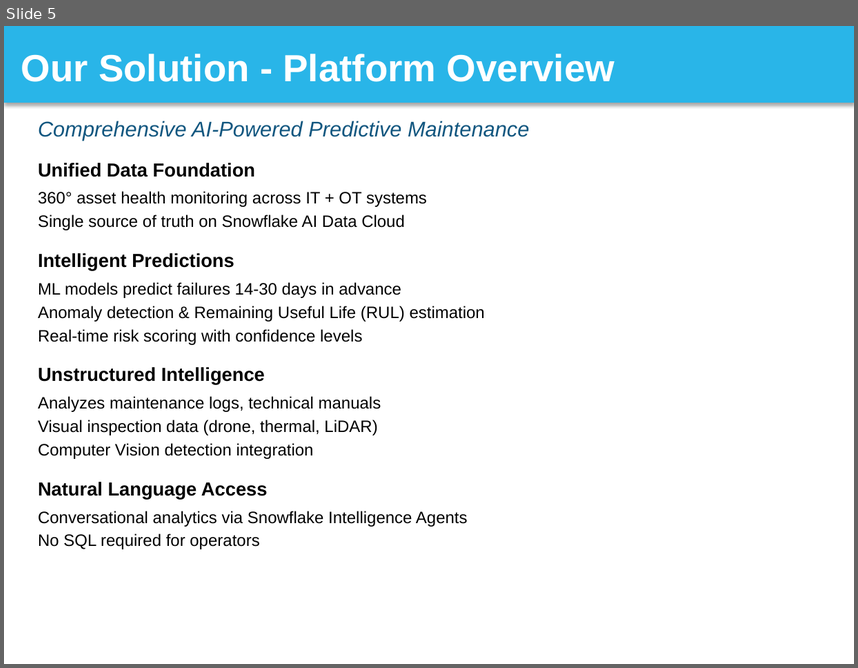
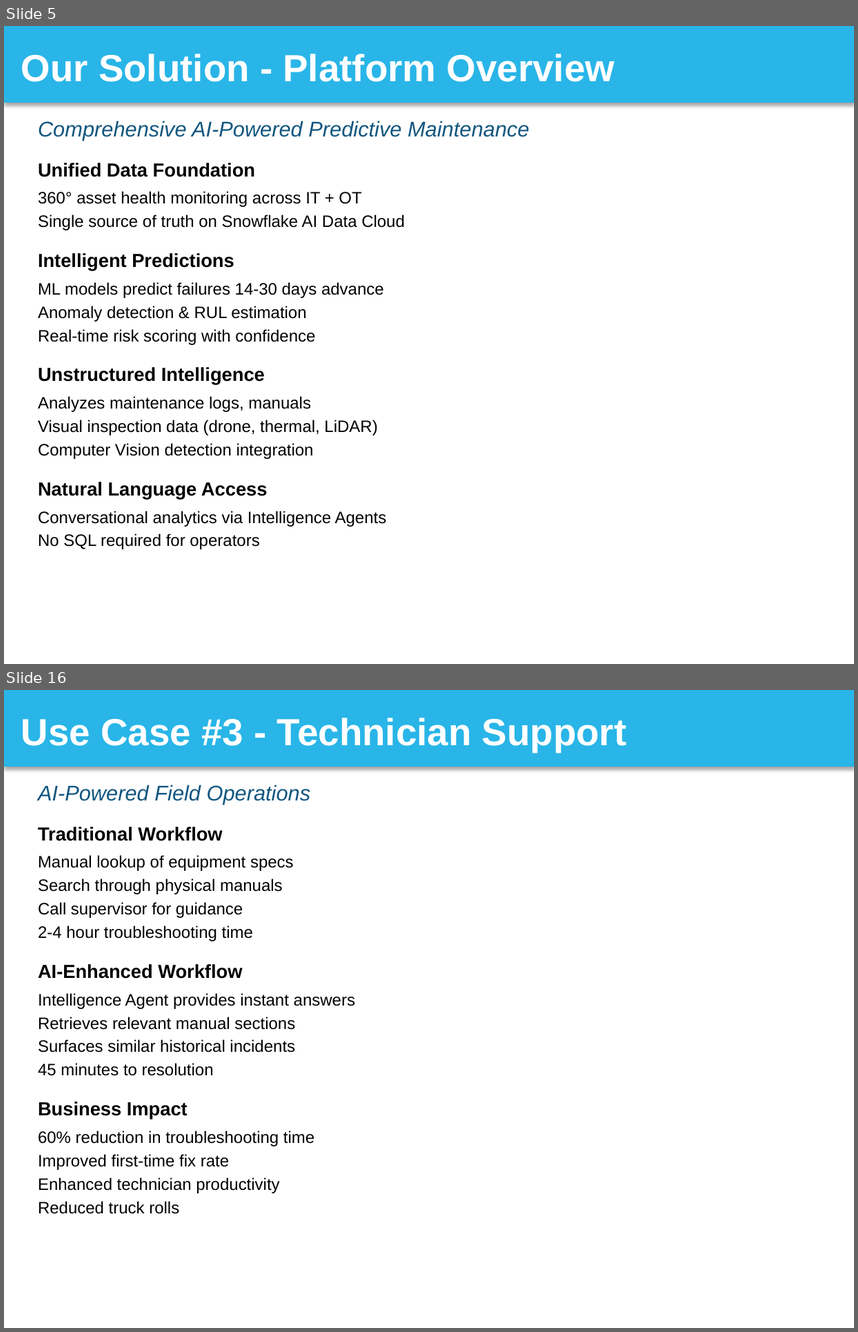
Before and after one commit to sfc-gh-srsubramanian/Utilities-GridReliability-PredictiveMaintenance, a slide deck: solution_presentation/Grid_Reliability_Snowflake_Presentation.pptx. Shown one above the other, each under a label of ours: slide 5 before the commit, slides 5 and 16 after it; the slides between them are not shown. The pictures are 858x668 and 858x1332 pixels, drawn with LibreOffice and Linux fonts; fonts in the diff are those of the drawing. Boxes give left, top, right and bottom in pixels: in the first picture for what was removed or moved away, otherwise in the second. Text is boxed around its words. In the diff, an @@ line names an element or a change of style, - is before the commit and + after.

Commit message:
Presentation: Update to complete 30-slide deck
Replaced 5-slide demo with complete presentation:
- All 26 main slides (title through thank you)
- 4 appendix slides (ML details, data model, integration, cost)
- Total: 30 professionally formatted slides
- Snowflake brand colors throughout
- Ready to import to Google Slides

Content covers:
✅ Problem statement (slides 2-3)
✅ Solution overview (slides 4-11)
✅ Business impact (slides 12-13)
✅ Use cases (slides 14-16)
✅ Technical details (slides 17-19)
✅ Differentiators & success story (slides 20-21)
✅ Demo & next steps (slides 22-24)
✅ Q&A & closing (slides 25-26)
✅ Technical appendix (A-D)

File size: 73KB (optimized for upload)

```diff
--- a/solution_presentation/Grid_Reliability_Snowflake_Presentation.pptx
+++ b/solution_presentation/Grid_Reliability_Snowflake_Presentation.pptx
@@ slide 16 added at bbox=[4, 690, 854, 1328], background #FFFFFF @@
@@ rectangle added at bbox=[4, 690, 854, 767], fill #29B5E8, 32 pt, text #FFFFFF, bold @@
+Use Case #3 - Technician Support
@@ text added at bbox=[38, 785, 311, 804], 18 pt, text #11567F, italic @@
+AI-Powered Field Operations
@@ text added at bbox=[38, 827, 355, 1214], 14 pt, text #000000 @@
+Traditional Workflow
+Manual lookup of equipment specs
+Search through physical manuals
+Call supervisor for guidance
+2-4 hour troubleshooting time
+AI-Enhanced Workflow
+Intelligence Agent provides instant answers
+Retrieves relevant manual sections
+Surfaces similar historical incidents
+45 minutes to resolution
+Business Impact
+60% reduction in troubleshooting time
+Improved first-time fix rate
+Enhanced technician productivity
+Reduced truck rolls
@@ slide 5 changed as well @@
@@ text at bbox=[38, 191, 361, 207]: text changed @@
-360° asset health monitoring across IT + OT systems
+360° asset health monitoring across IT + OT
@@ text at bbox=[38, 282, 384, 345]: text changed @@
-ML models predict failures 14-30 days in advance
-Anomaly detection & Remaining Useful Life (RUL) estimation
-Real-time risk scoring with confidence levels
+ML models predict failures 14-30 days advance
+Anomaly detection & RUL estimation
+Real-time risk scoring with confidence
@@ text at bbox=[38, 396, 311, 412]: text changed @@
-Analyzes maintenance logs, technical manuals
+Analyzes maintenance logs, manuals
@@ text at bbox=[38, 510, 387, 526]: text changed @@
-Conversational analytics via Snowflake Intelligence Agents
+Conversational analytics via Intelligence Agents
```
Also in this commit, not shown: 3 other slides changed, 24 other slides added.
